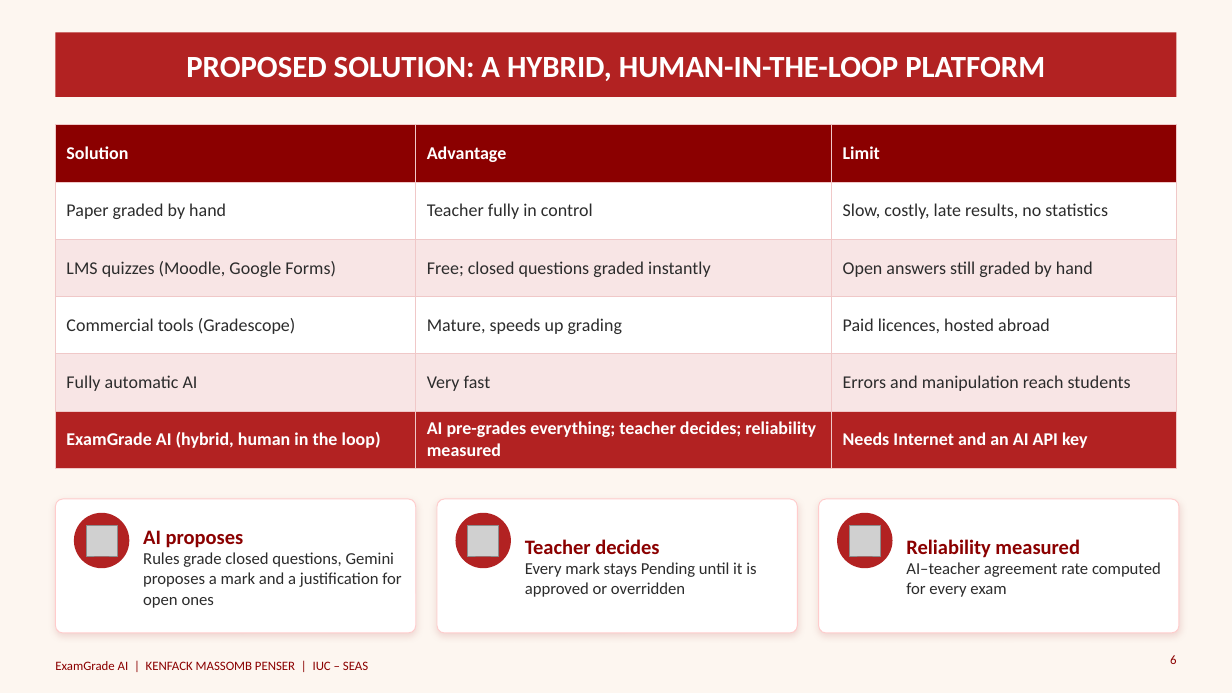
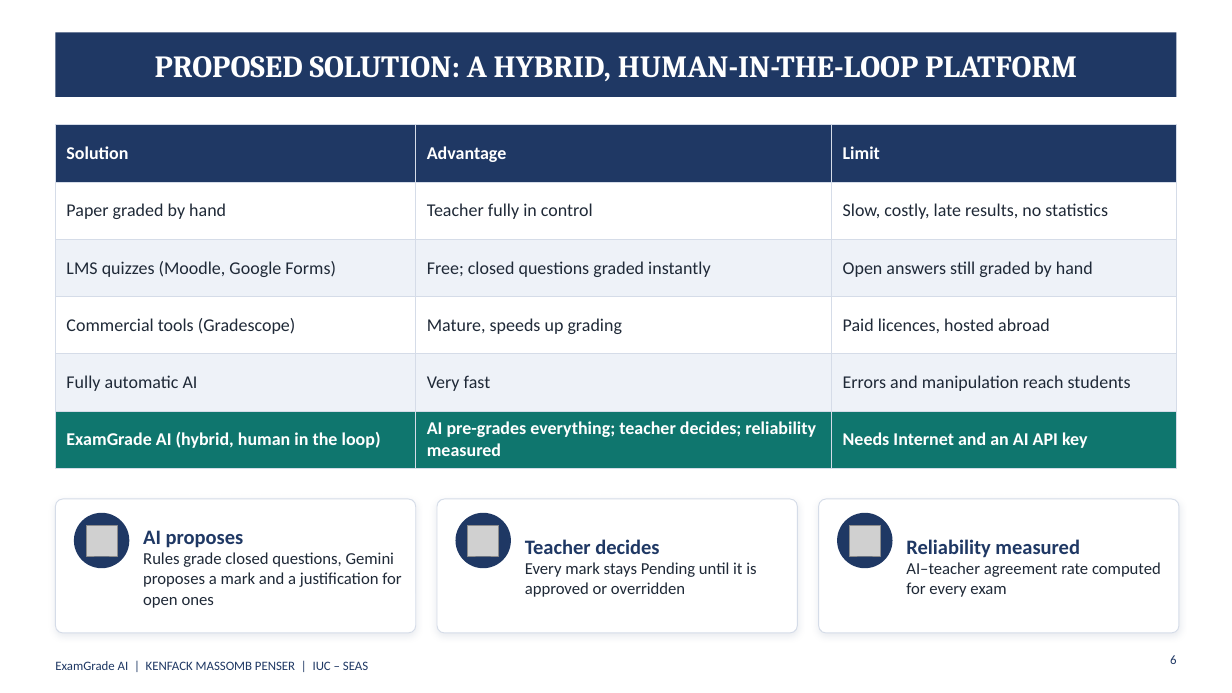
Before and after one commit to penser-kenfack/central, a slide deck: slide 6 of presentations/ExamGrade_AI_Defence_v2.pptx. Drawn at 1232x693 pixels with LibreOffice and Linux fonts; fonts in the diff are those of the drawing; grey boxes stand for pictures. Boxes give left, top, right and bottom in pixels: in the first picture for what was removed or moved away, otherwise in the second. Text is boxed around its words. In the diff, an @@ line names an element or a change of style, - is before the commit and + after.

```diff
--- a/presentations/ExamGrade_AI_Defence_v2.pptx
+++ b/presentations/ExamGrade_AI_Defence_v2.pptx
@@ background #FDF6F0 to #FFFFFF @@
@@ title "PROPOSED SOLUTION: A HYBRID, HUMAN-IN-THE-LOOP ..." at box(155, 56, 1077, 81): font Calibri to Cambria @@
@@ fill #B22222 to #1F3864 in 4 elements at box(74, 513, 129, 568), box(456, 513, 511, 568), box(837, 513, 893, 568), box(55, 32, 1177, 97) @@
@@ table at box(55, 125, 1177, 460) @@
@@ fill #8B0000 to #1F3864 in row 1 @@
@@ fill #F8E5E5 to #EEF2F8 in 6 cells @@
@@ fill #B22222 to #0F766E in row 6 @@
@@ text colour #2C2C2C to #1F2937 in "Paper graded by hand", "Teacher fully in control", "Slow, costly, late results, no statistics", "LMS quizzes (Moodle, Google Forms)" and 8 more places @@
@@ borders changed @@
@@ text "AI proposes" at box(143, 530, 401, 608): text colour #8B0000 to #1F3864 in "AI proposes"; text colour #2C2C2C to #1F2937 in "Rules grade closed questions, Gemini proposes a ..." @@
@@ text "Teacher decides" at box(525, 539, 756, 597): text colour #8B0000 to #1F3864 in "Teacher decides"; text colour #2C2C2C to #1F2937 in "Every mark stays Pending until it is ..." @@
@@ outline #FFCCCC 0.75 pt to #D5DCE8 0.75 pt; shadow changed in 3 elements at box(55, 499, 416, 633), box(437, 499, 798, 633), box(819, 499, 1179, 633) @@
@@ text "Reliability measured" at box(906, 539, 1161, 597): text colour #8B0000 to #1F3864 in "Reliability measured"; text colour #2C2C2C to #1F2937 in "AI–teacher agreement rate computed for every exam" @@
@@ text "ExamGrade AI | KENFACK MASSOMB ..." at box(55, 661, 368, 670): text colour #8B0000 to #1F3864 @@
@@ page number at box(1170, 655, 1176, 664): text colour #8B0000 to #1F3864 @@
```
Also in this commit, not shown: 14 other slides changed.
